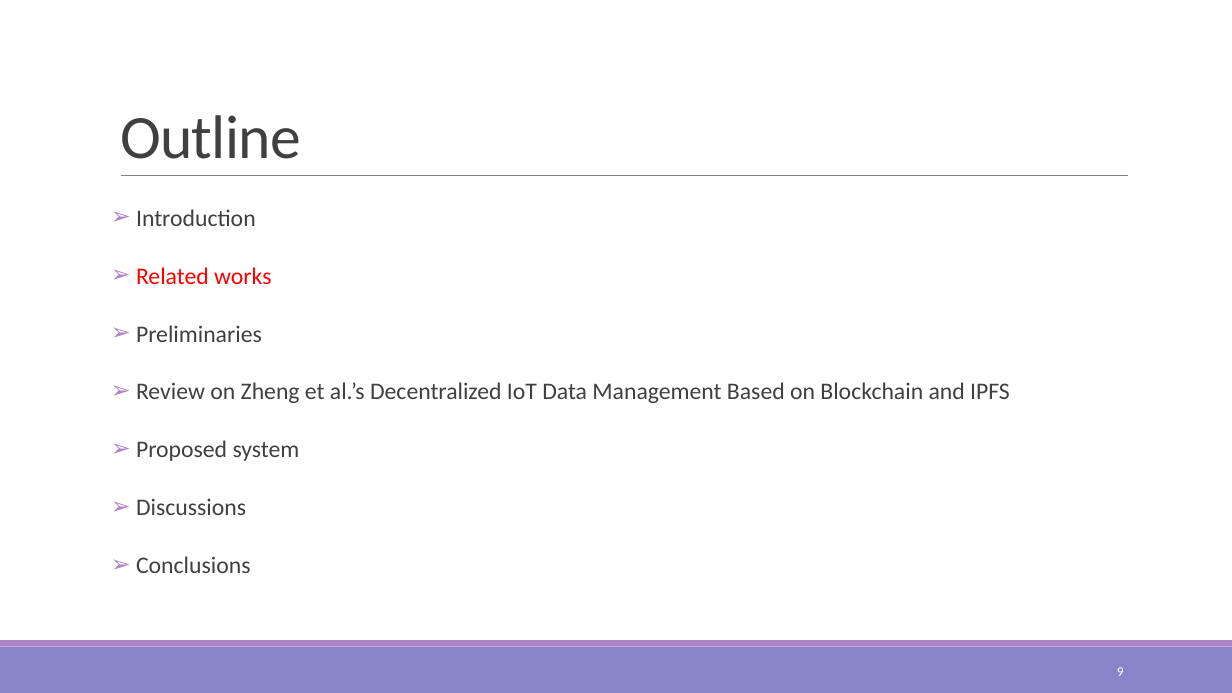
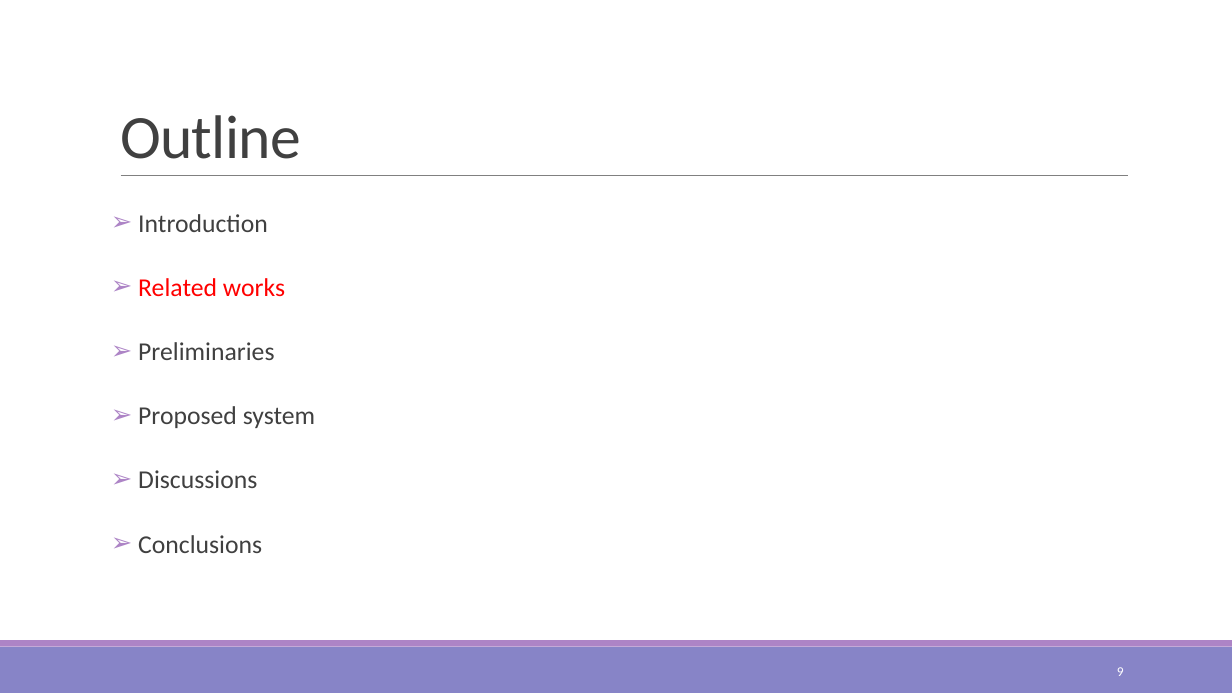
Before and after one commit to kuromasama/Paper, a slide deck: slide 9 of 澤洋 口試.pptx. Drawn at 1232x693 pixels with LibreOffice and Linux fonts; fonts in the diff are those of the drawing. Boxes give left, top, right and bottom in pixels: in the first picture for what was removed or moved away, otherwise in the second. Text is boxed around its words. In the diff, an @@ line names an element or a change of style, - is before the commit and + after.

```diff
--- a/澤洋 口試.pptx
+++ b/澤洋 口試.pptx
@@ text "Introduction" at box(138, 214, 315, 553): size 18.5 to 20 pt; line spacing 1.4 to 1.5 @@
@@ text at box(136, 382, 1010, 403): paragraph removed @@
-➢ Review on Zheng et al.’s Decentralized IoT Data Management Based on Blockchain and IPFS
```
Also in this commit, not shown: 6 other slides changed, 1 slide removed.
